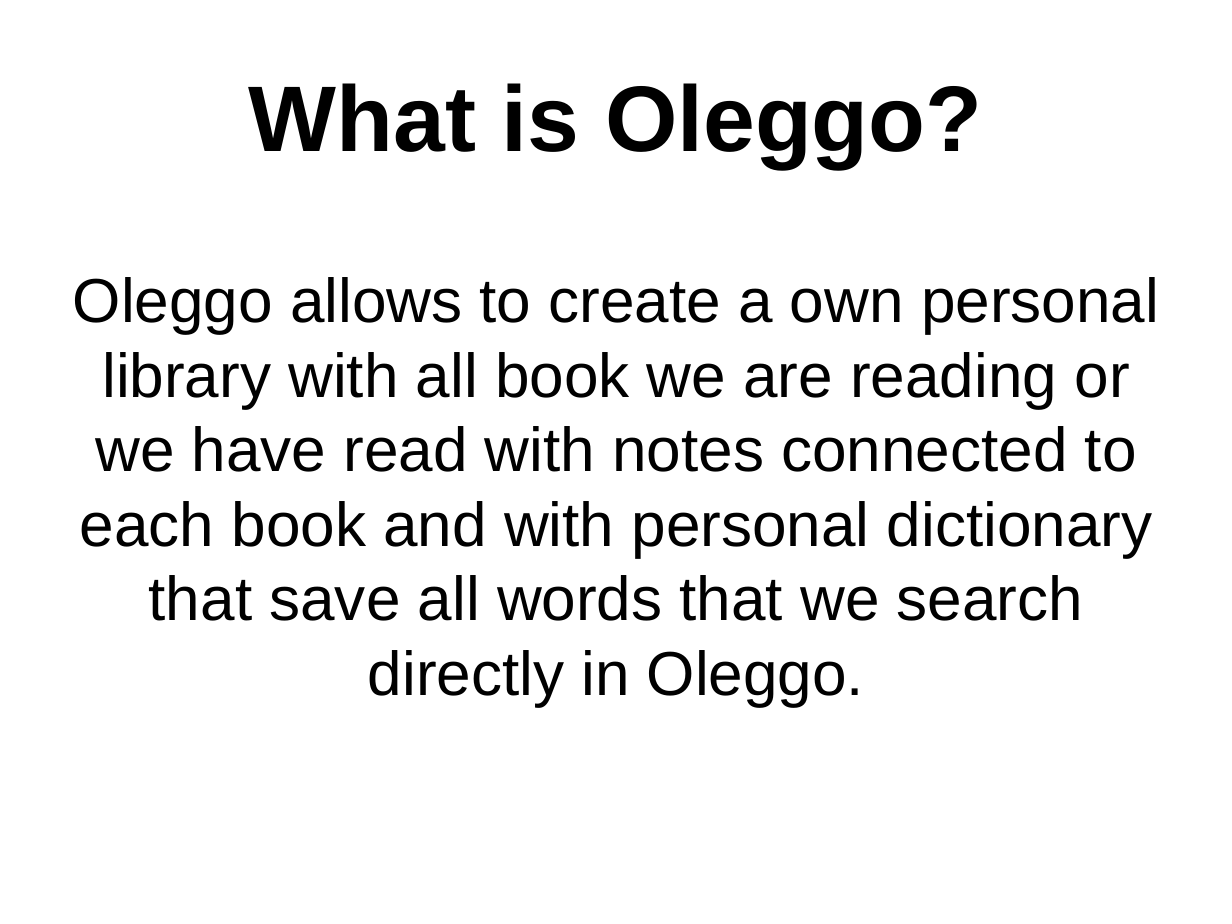
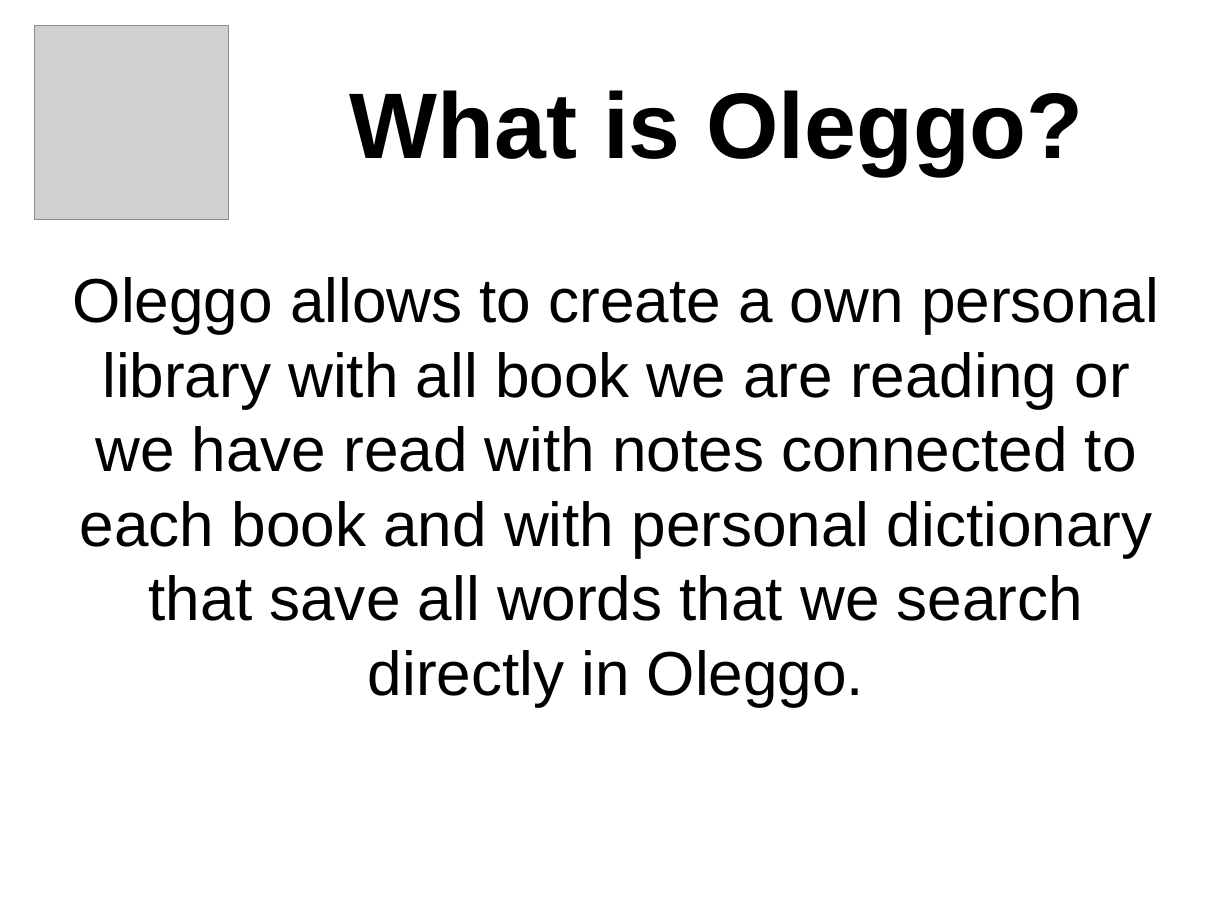
Before and after one commit to FAngelo94/Oleggo, a slide deck: slide 2 of Shor Presentation.odp. Drawn at 1232x924 pixels with LibreOffice and Linux fonts; fonts in the diff are those of the drawing; grey boxes stand for pictures. Boxes give left, top, right and bottom in pixels: in the first picture for what was removed or moved away, otherwise in the second. Text is boxed around its words. In the diff, an @@ line names an element or a change of style, - is before the commit and + after.

```diff
--- a/Shor Presentation.odp
+++ b/Shor Presentation.odp
@@ picture added at (35,26,229,220) @@
@@ title "What is Oleggo?": place and size @@
-title "What is Oleggo?" at (249,83,982,168)
+title "What is Oleggo?" at (350,90,1083,175)
```
Also in this commit, not shown: 3 other slides changed, 5 slides added.
